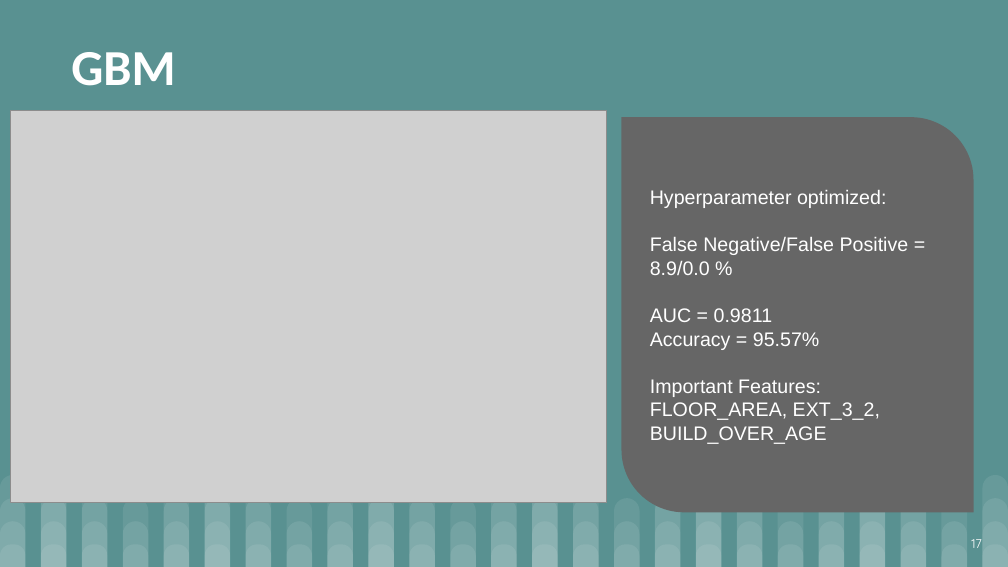
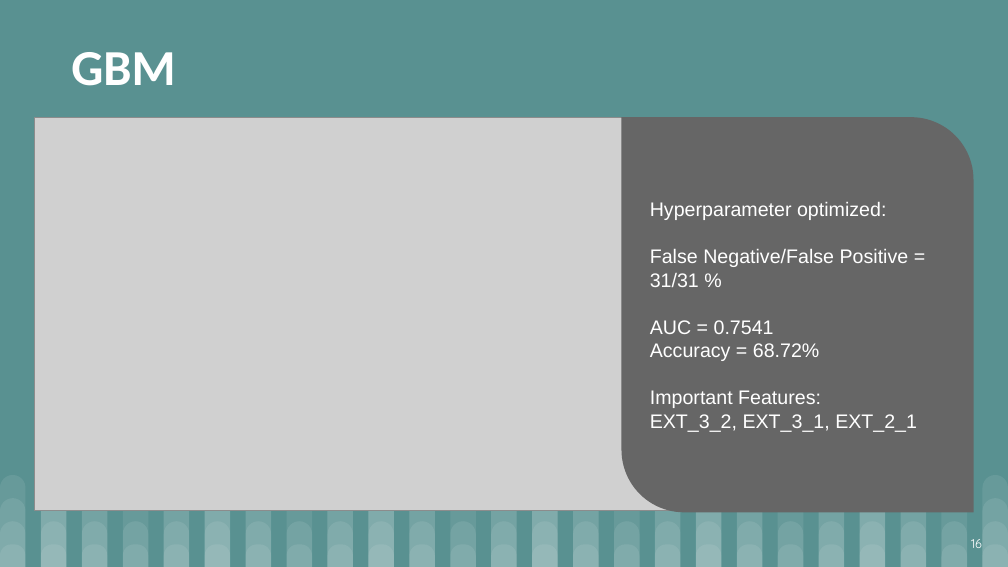
Before and after one commit to saimoom026/Springboard, a slide deck: slide 16 of springboard/Capstone Three/HomeCreditGroup-LoanDefaulterPrediction-SlideDeck.pptx (slide 17 before the commit). Drawn at 1008x567 pixels with LibreOffice and Linux fonts; fonts in the diff are those of the drawing; grey boxes stand for pictures. Boxes give left, top, right and bottom in pixels: in the first picture for what was removed or moved away, otherwise in the second. Text is boxed around its words. In the diff, an @@ line names an element or a change of style, - is before the commit and + after.

```diff
--- a/springboard/Capstone Three/HomeCreditGroup-LoanDefaulterPrediction-SlideDeck.pptx
+++ b/springboard/Capstone Three/HomeCreditGroup-LoanDefaulterPrediction-SlideDeck.pptx
@@ picture: place and size @@
-picture at (10,111,607,503)
+picture at (34,117,689,510)
@@ text in round diag rect at (650,249,909,361): text changed @@
-False Negative/False Positive = 8.9/0.0 %
-AUC = 0.9811
-Accuracy = 95.57%
+False Negative/False Positive = 31/31 %
+AUC = 0.7541
+Accuracy = 68.72%
@@ text in round diag rect at (650,414,917,432): text changed @@
-FLOOR_AREA, EXT_3_2, BUILD_OVER_AGE
+EXT_3_2, EXT_3_1, EXT_2_1
@@ page number at (971,539,982,548): text changed @@
-17
+16
```
Also in this commit, not shown: 7 other slides changed, 3 slides added, 3 slides removed, 1 other file.
